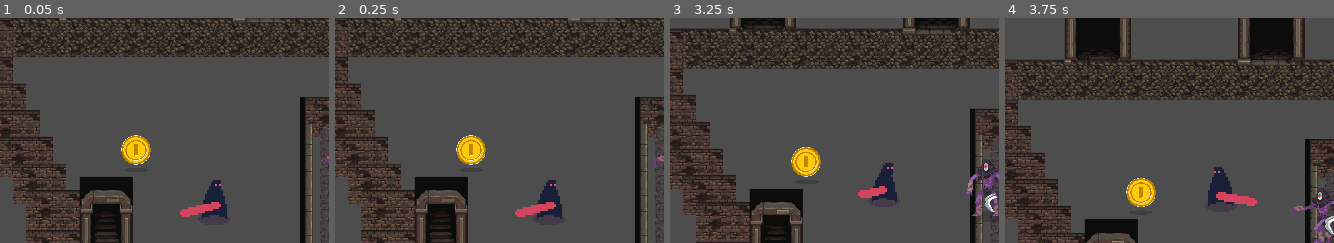
Above: before the commit, frames 1-4 (left to right).
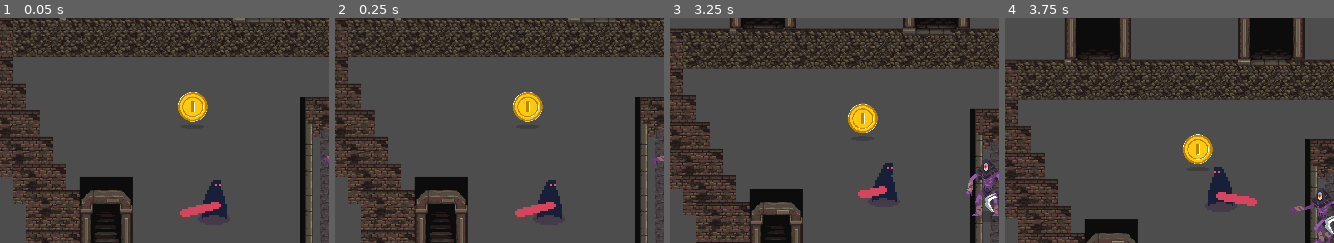
Above: after the commit, the same moments.

Repository: h-sutiwas/godot-mythus
Game: Godot game, scene res://scenes/playground.tscn
Same seed, same stepped clock (60 frames per second), same inputs: the game is played once before the commit and once after it.
Inputs:
- Up to frame 1 (0.05 s): no input
- Up to frame 2 (0.25 s): no input
- Up to frame 3 (3.25 s): hold D (player_right) 0.53-1.28 s; hold Space (attack) 0.53-1.28 s; hold S (player_down) 1.28-2.03 s; tap Space (attack) at 1.35, 2.85 s; hold D (player_right) 2.03-2.78 s; hold Space (attack) 2.03-2.78 s; hold W (player_up) from 2.78 s (still down)
- Up to frame 4 (3.75 s): release W (player_up) at 3.53 s; hold A (player_left) from 3.53 s (still down); hold Space (attack) from 3.53 s (still down)
The pictures show only the part of the screen within x 15-65%, y 10-60%; the shares and areas given below are measured in that part.

The runs differ from the first frame. In frame 1, 1.9% of the frame differs, in the area x 36-64%, y 32-66%; in frame 2, 1.9%; in frame 3, 1.9%, in the area x 36-64%, y 37-71%; in frame 4, 1.9%.
Error in both runs: Invalid call. Nonexistent function 'UpdateAnimatedSprite' in base 'CharacterBody2D (Player)'. (res://scenes/entities/Player/state_idle.gd:9)

Commit message:
Update playground.tscn
- Reposition a coin node

Diff:
--- a/scenes/playground.tscn
+++ b/scenes/playground.tscn
@@ -285,4 +285,4 @@
 occlusion_enabled = false
 
 [node name="coin" parent="." instance=ExtResource("5_mm0a5")]
-position = Vector2(440, 576)
+position = Vector2(576, 472)
